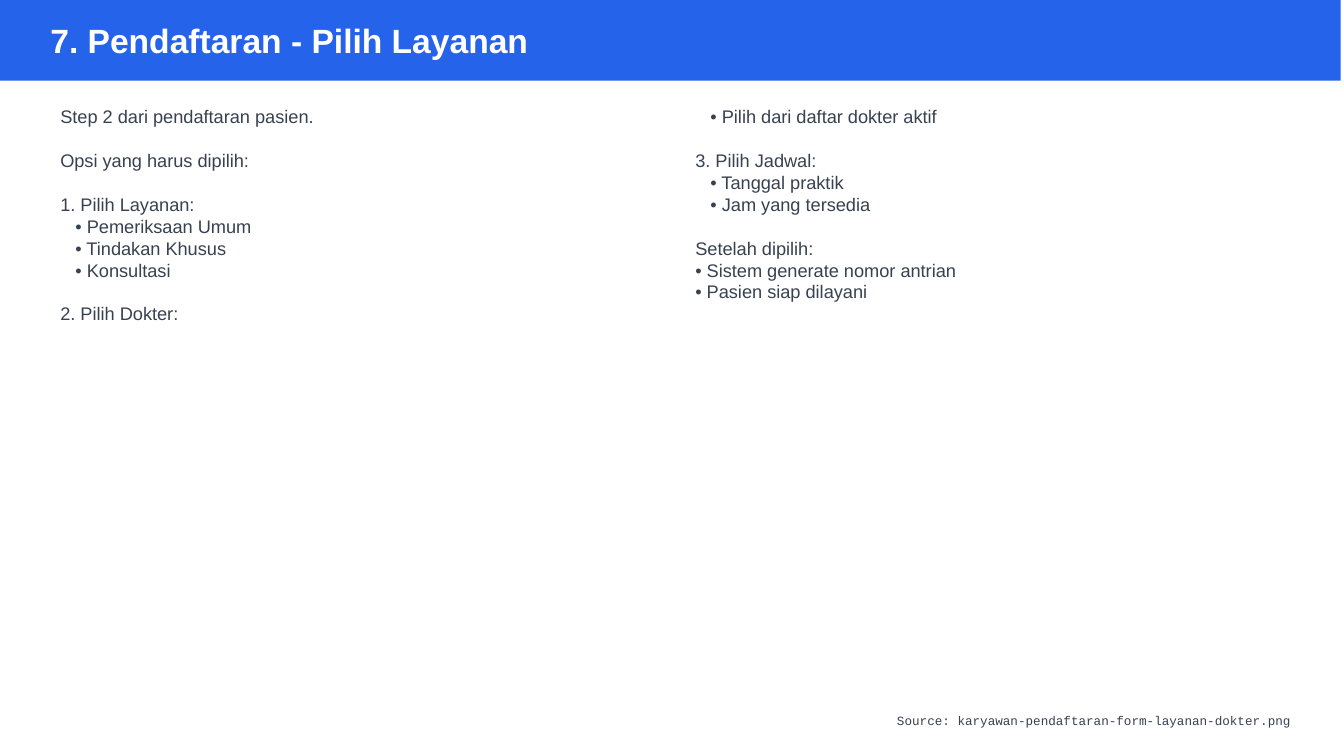
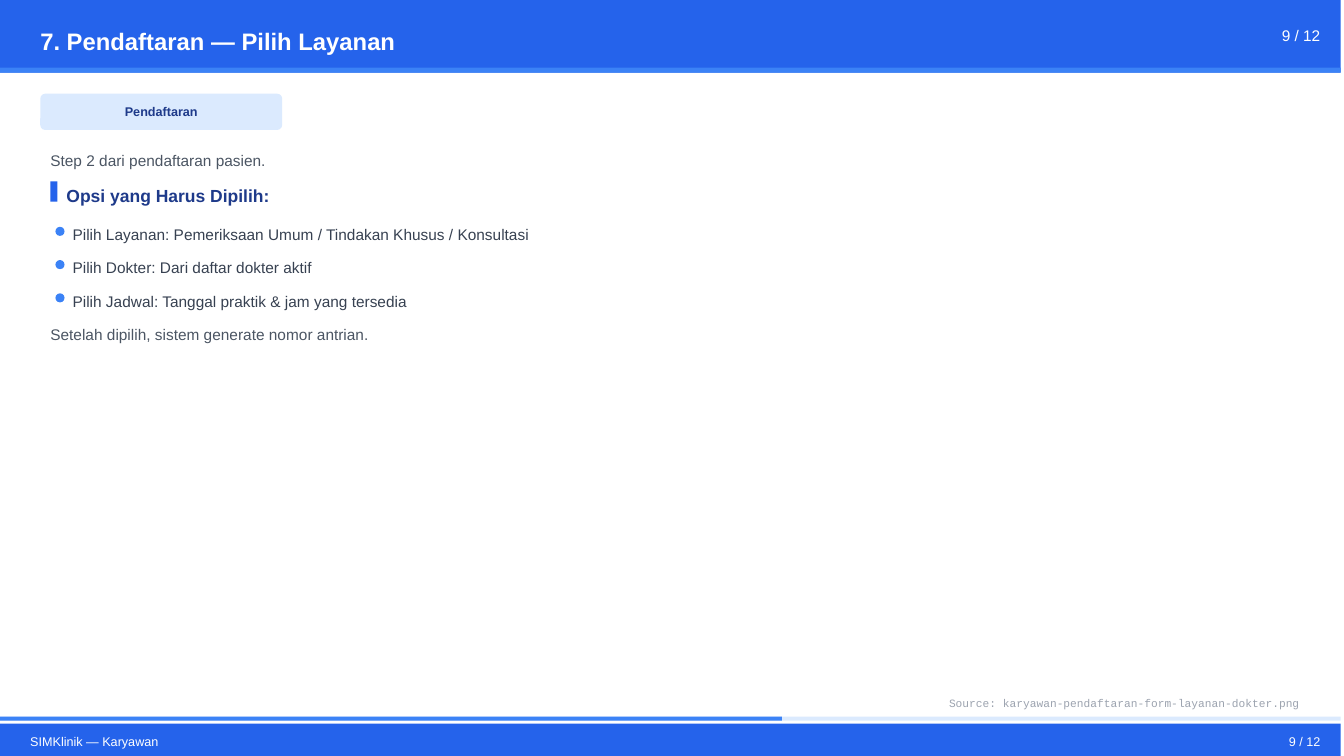
Before and after one commit to NixFester/demo-clinic, a slide deck: slide 15 of dokumen/karyawan.pptx. Drawn at 1344x756 pixels with LibreOffice and Linux fonts; fonts in the diff are those of the drawing. Boxes give left, top, right and bottom in pixels: in the first picture for what was removed or moved away, otherwise in the second. Text is boxed around its words. In the diff, an @@ line names an element or a change of style, - is before the commit and + after.

```diff
--- a/dokumen/karyawan.pptx
+++ b/dokumen/karyawan.pptx
@@ rectangle: place and size @@
-rectangle at <box>0,0,1341,81</box>
+rectangle at <box>0,0,1341,73</box>
@@ text at <box>40,32,395,55</box>: text changed; size 24 to 17 pt @@
-7. Pendaftaran - Pilih Layanan
+7. Pendaftaran — Pilih Layanan
@@ text added at <box>1282,30,1320,41</box>, 11 pt, text #FFFFFF @@
+9 / 12
@@ rectangle added at <box>0,68,1341,73</box>, fill #3B82F6 @@
@@ rounded rectangle added at <box>40,94,282,130</box>, fill #DBEAFE @@
@@ text removed at <box>60,109,314,320</box> @@
-Step 2 dari pendaftaran pasien.
-Opsi yang harus dipilih:
-1. Pilih Layanan:
-• Pemeriksaan Umum
-• Tindakan Khusus
-• Konsultasi
-2. Pilih Dokter:
@@ text added at <box>125,107,198,116</box>, 9 pt, text #1E3A8A, bold @@
+Pendaftaran
@@ text removed at <box>695,109,957,302</box> @@
-• Pilih dari daftar dokter aktif
-3. Pilih Jadwal:
-• Tanggal praktik
-• Jam yang tersedia
-Setelah dipilih:
-• Sistem generate nomor antrian
-• Pasien siap dilayani
@@ text added at <box>50,155,266,169</box>, 11 pt, text #4B5563 @@
+Step 2 dari pendaftaran pasien.
@@ rectangle added at <box>50,181,57,202</box>, fill #2563EB @@
@@ text added at <box>66,189,269,206</box>, 12.5 pt, text #1E3A8A, bold @@
+Opsi yang Harus Dipilih:
@@ ellipse added at <box>55,227,65,236</box>, fill #3B82F6 @@
@@ text added at <box>73,229,529,243</box>, 11 pt, text #374151 @@
+Pilih Layanan: Pemeriksaan Umum / Tindakan Khusus / Konsultasi
@@ ellipse added at <box>55,260,65,269</box>, fill #3B82F6 @@
@@ text added at <box>73,262,311,273</box>, 11 pt, text #374151 @@
+Pilih Dokter: Dari daftar dokter aktif
@@ ellipse added at <box>55,293,65,302</box>, fill #3B82F6 @@
@@ text added at <box>73,296,407,310</box>, 11 pt, text #374151 @@
+Pilih Jadwal: Tanggal praktik & jam yang tersedia
@@ text added at <box>50,329,368,343</box>, 11 pt, text #4B5563 @@
+Setelah dipilih, sistem generate nomor antrian.
@@ rectangle added at <box>0,717,1341,721</box>, fill #DBEAFE @@
@@ rectangle added at <box>0,717,782,721</box>, fill #3B82F6 @@
@@ text "Source: karyawan-pendaftaran-form-layanan-dokter.png": place and size @@
-text "Source: karyawan-pendaftaran-form-layanan-dokter.png" at <box>897,716,1291,728</box>
+text "Source: karyawan-pendaftaran-form-layanan-dokter.png" at <box>949,699,1299,709</box>
@@ text "Source: karyawan-pendaftaran-form-layanan-dokter.png" at <box>949,699,1299,709</box>: size 9 to 8 pt, text colour #374151 to #9CA3AF @@
@@ rectangle added at <box>0,724,1341,756</box>, fill #2563EB @@
@@ text added at <box>30,737,158,749</box>, 9 pt, text #FFFFFF @@
+SIMKlinik — Karyawan
@@ text added at <box>1289,737,1320,746</box>, 9 pt, text #FFFFFF @@
+9 / 12
```
Also in this commit, not shown: 25 other slides changed, 23 other files.
